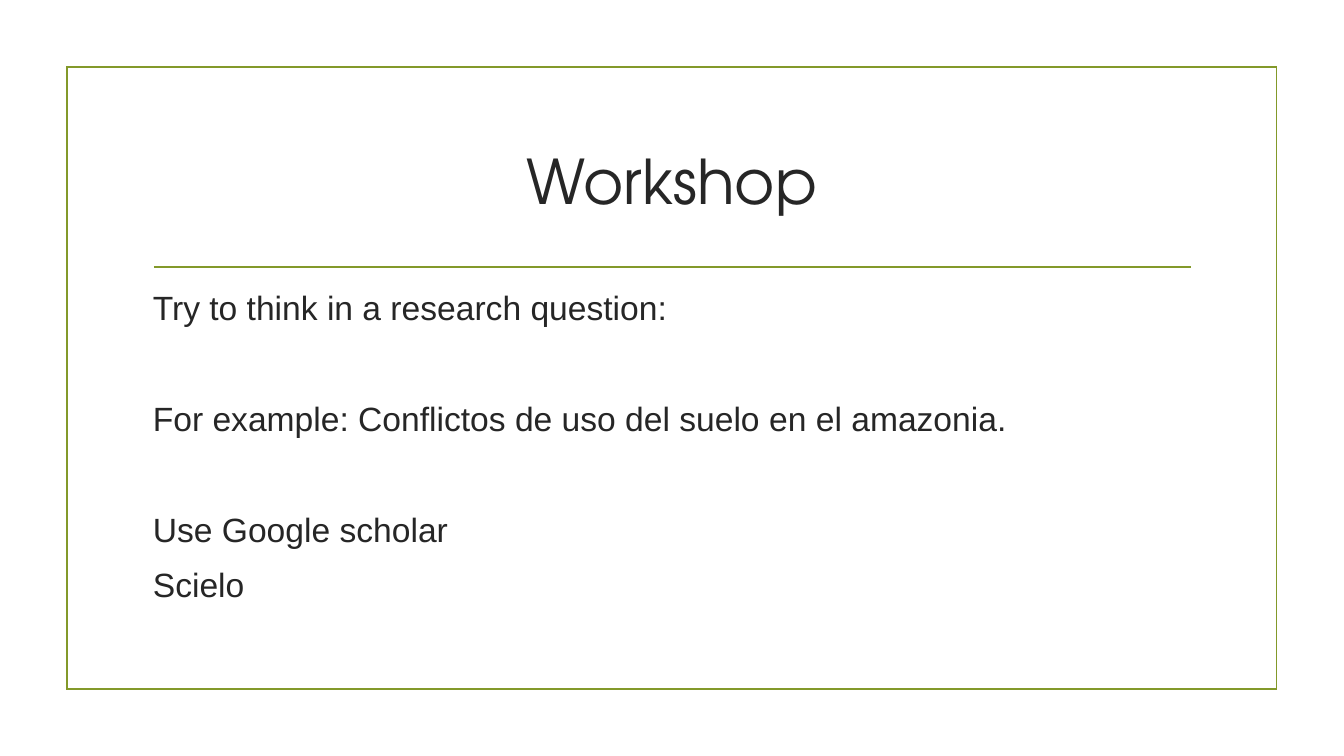
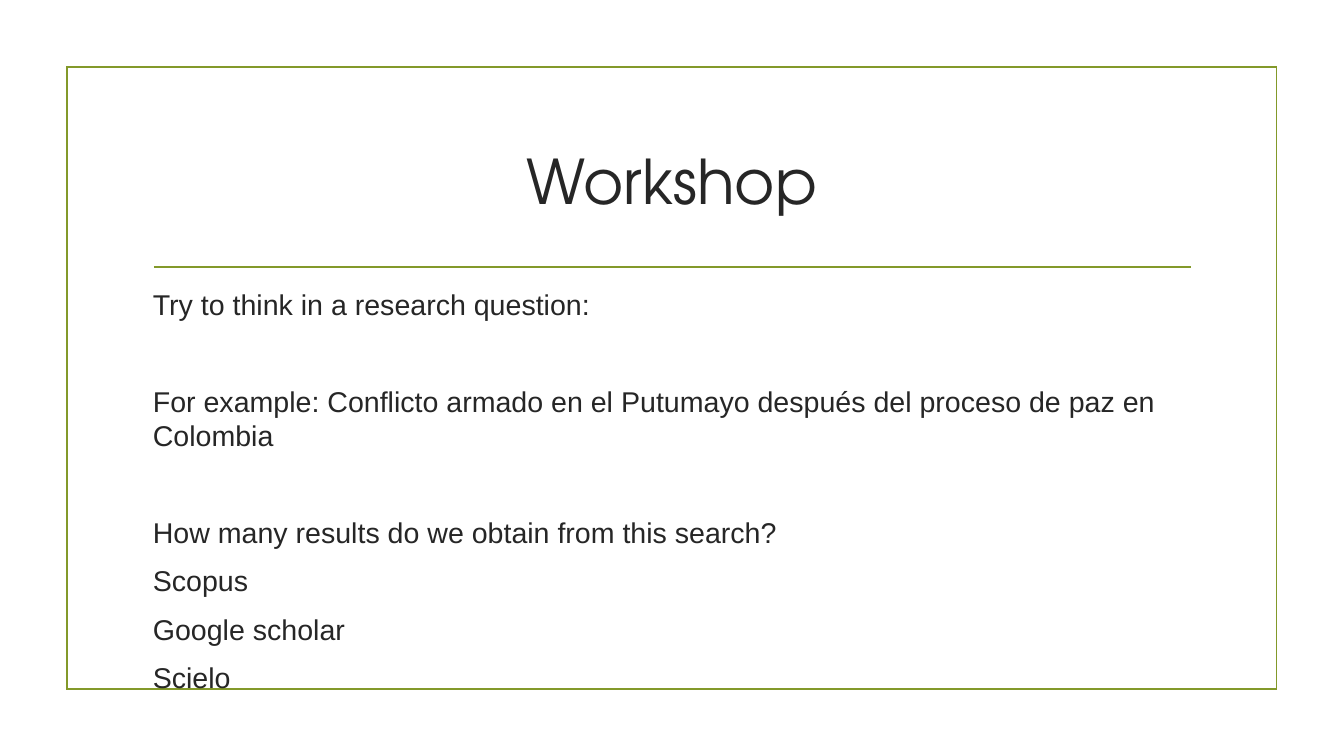
Before and after one commit to wamartinez/sacs, a slide deck: slide 19 of Modulo1/ClaseSem1_OperadoresBooleanos.pptx (slide 17 before the commit). Drawn at 1344x756 pixels with LibreOffice and Linux fonts; fonts in the diff are those of the drawing; background and template pictures are left out. Boxes give left, top, right and bottom in pixels: in the first picture for what was removed or moved away, otherwise in the second. Text is boxed around its words. In the diff, an @@ line names an element or a change of style, - is before the commit and + after.

```diff
--- a/Modulo1/ClaseSem1_OperadoresBooleanos.pptx
+++ b/Modulo1/ClaseSem1_OperadoresBooleanos.pptx
@@ text at box(153, 294, 590, 690): size 24 to 20.4 pt in "Try to think in a research question:", "Scielo" @@
@@ text at box(153, 391, 1155, 645): text changed; size 24 to 20.4 pt @@
-For example: Conflictos de uso del suelo en el amazonia.
-Use Google scholar
+For example: Conflicto armado en el Putumayo después del proceso de paz en Colombia
+How many results do we obtain from this search?
+Scopus
+Google scholar
```
Also in this commit, not shown: 4 other slides changed, 2 slides added.
